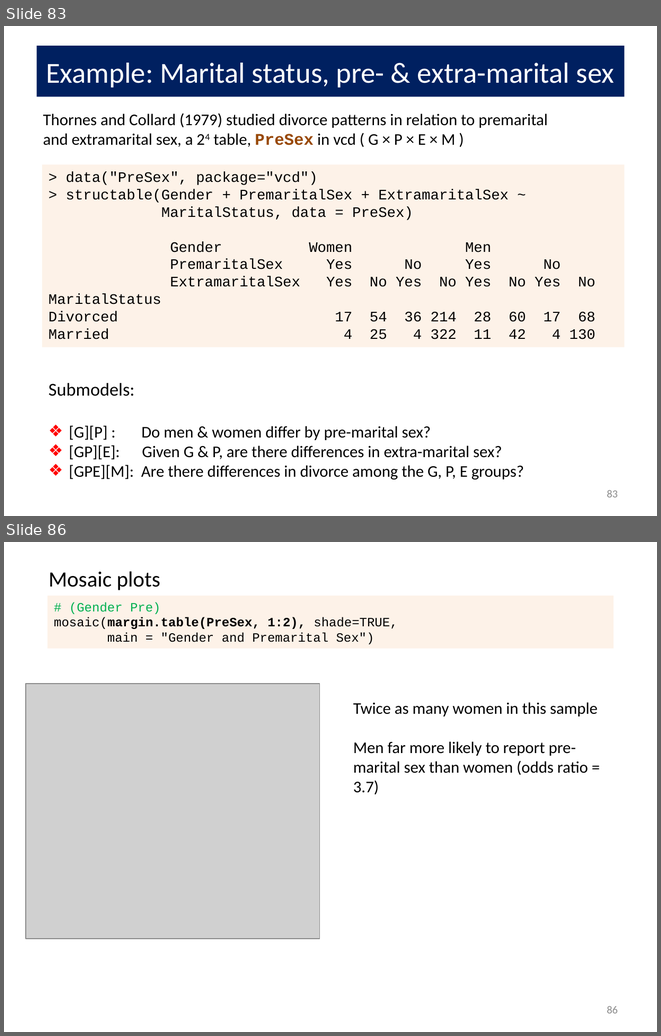
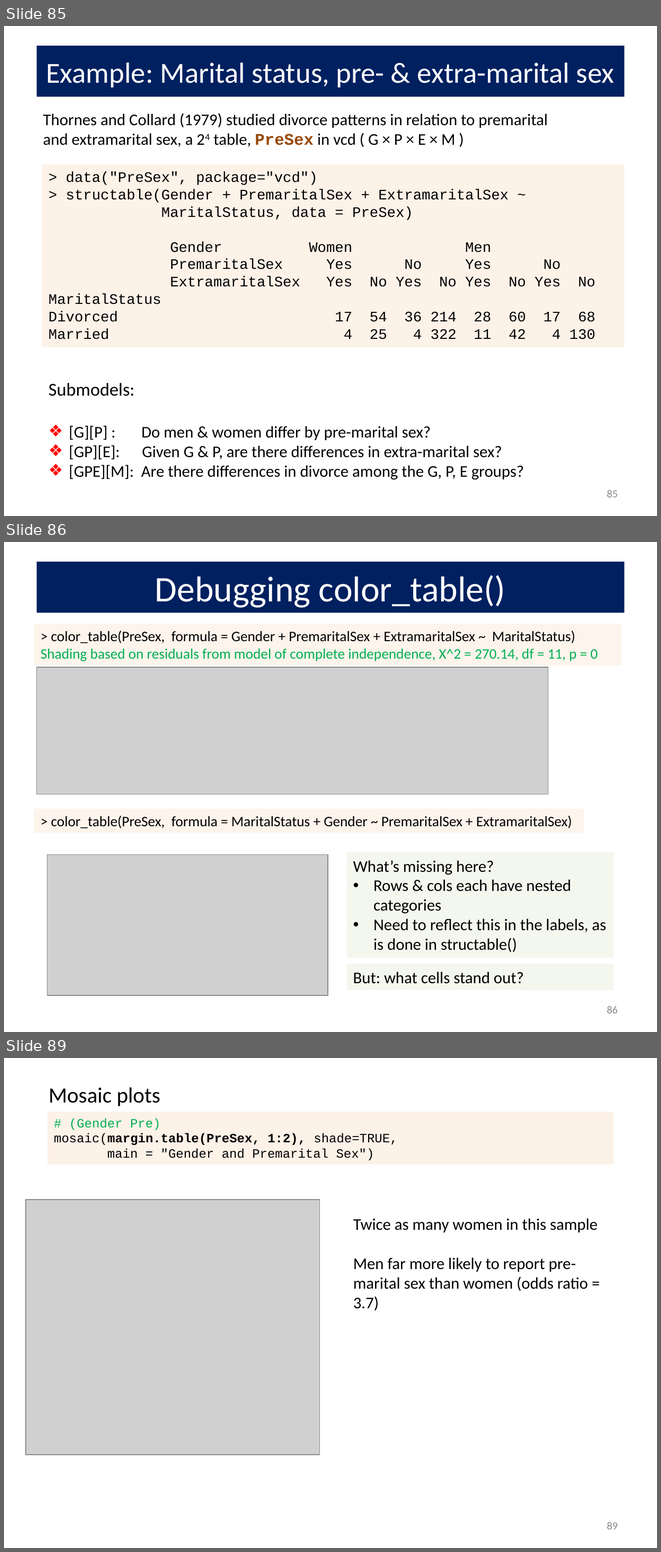
Before and after one commit to friendly/psy6136, a slide deck: docs/lectures/04-Loglin.pptx. Shown one above the other, each under a label of ours: slides 83 and 86 before the commit, slides 85, 86 and 89 after it; the slides between them are not shown. The pictures are 661x1036 and 661x1552 pixels, drawn with LibreOffice and Linux fonts; fonts in the diff are those of the drawing; grey boxes stand for pictures. Boxes give left, top, right and bottom in pixels: in the first picture for what was removed or moved away, otherwise in the second. Text is boxed around its words. In the diff, an @@ line names an element or a change of style, - is before the commit and + after.

```diff
--- a/docs/lectures/04-Loglin.pptx
+++ b/docs/lectures/04-Loglin.pptx
@@ slide 86 added at [4, 542, 657, 1032], background #FFFFFF @@
@@ title added at [37, 562, 624, 612], fill #002060, 39.6 pt, text #FFFFFF @@
+Debugging color_table()
@@ rectangle added at [34, 624, 621, 665], fill #FDEADA at 50% opacity, 16 pt, text #000000 @@
+> color_table(PreSex, formula = Gender + PremaritalSex + ExtramaritalSex ~ MaritalStatus)
+Shading based on residuals from model of complete independence, X^2 = 270.14, df = 11, p = 0
@@ picture added at [37, 668, 548, 794] @@
@@ rectangle added at [34, 809, 584, 832], fill #FDEADA at 50% opacity, 16 pt, text #000000 @@
+> color_table(PreSex, formula = MaritalStatus + Gender ~ PremaritalSex + ExtramaritalSex)
@@ picture added at [47, 854, 328, 995] @@
@@ rectangle added at [347, 852, 614, 958], fill #EBF1DE at 50% opacity, 18 pt, text #000000 @@
+What’s missing here?
+• Rows & cols each have nested categories
+• Need to reflect this in the labels, as is done in structable()
@@ rectangle added at [347, 963, 614, 989], fill #EBF1DE at 50% opacity, 18 pt, text #000000 @@
+But: what cells stand out?
@@ page number added at [607, 1006, 618, 1013], 12 pt, text #8C8C8C @@
+86
@@ what was slide 83 is now slide 85 @@
@@ page number at [607, 490, 618, 497]: text changed @@
-83
+85
@@ what was slide 86 is now slide 89 @@
@@ page number at [607, 1522, 618, 1529]: text changed @@
-86
+89
```
Also in this commit, not shown: 26 slides changed, 2 other slides added, 15 other files.
